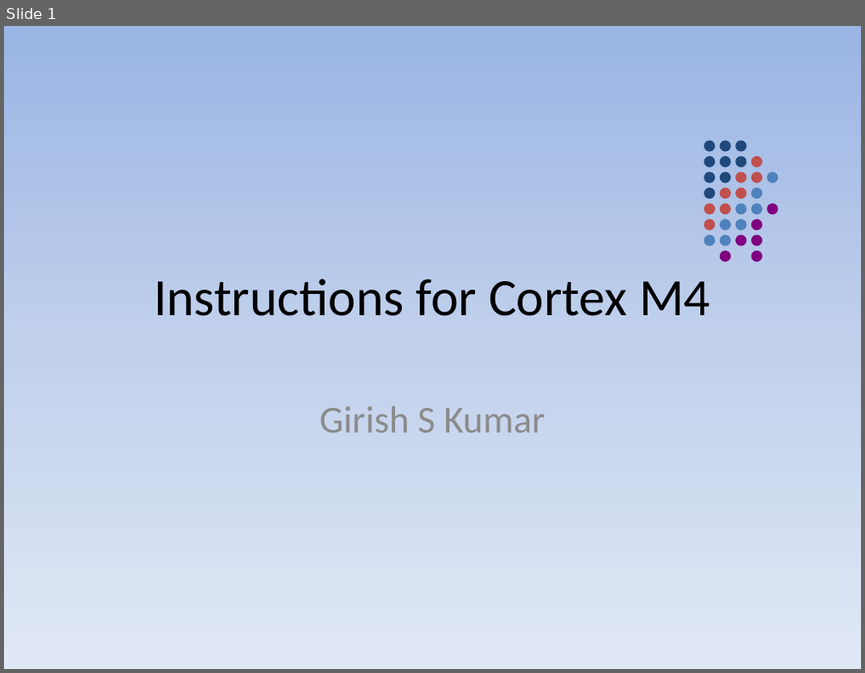
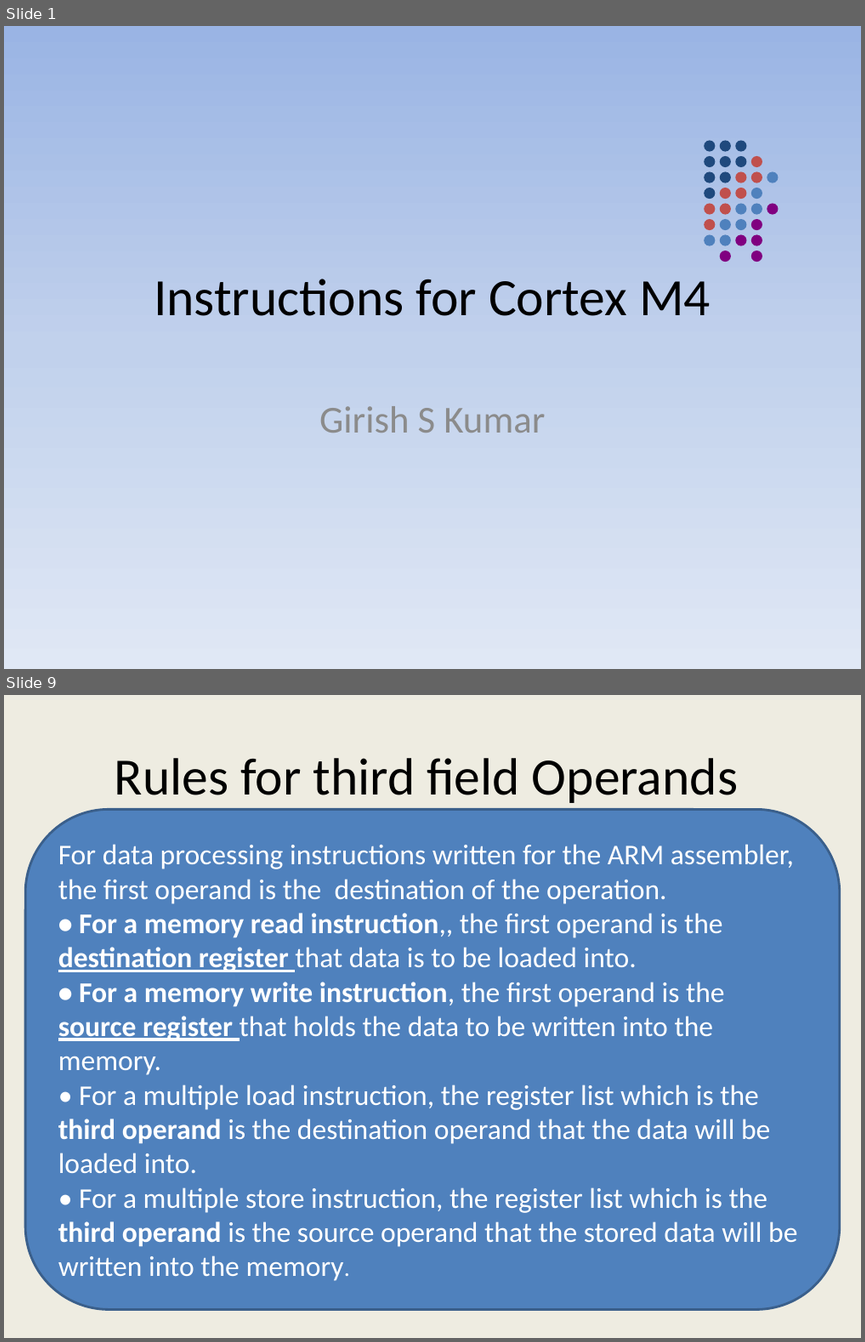
Before and after one commit to girishsukukumar/ARM-Architecture, a slide deck: Module-5.pptx. Shown one above the other, each under a label of ours: slide 1 before the commit, slides 1 and 9 after it; the slides between them are not shown. The pictures are 865x673 and 865x1342 pixels, drawn with LibreOffice and Linux fonts; fonts in the diff are those of the drawing. Boxes give left, top, right and bottom in pixels: in the first picture for what was removed or moved away, otherwise in the second. Text is boxed around its words. In the diff, an @@ line names an element or a change of style, - is before the commit and + after.

```diff
--- a/Module-5.pptx
+++ b/Module-5.pptx
@@ slide 9 added at (x1=4, y1=695, x2=861, y2=1338), background #EEECE1 @@
@@ title added at (x1=114, y1=758, x2=738, y2=803), 44 pt, text #000000 @@
+Rules for third field Operands
@@ rounded rectangle added at (x1=25, y1=809, x2=840, y2=1309), fill #4F81BD, outline #3A5F8C 2 pt, 24 pt, text #FFFFFF @@
+For data processing instructions written for the ARM assembler, the first operand is the destination of the operation.
+• For a memory read instruction,, the first operand is the destination register that data is to be loaded into.
+• For a memory write instruction, the first operand is the source register that holds the data to be written into the memory.
+• For a multiple load instruction, the register list which is the third operand is the destination operand that the data will be loaded into.
+• For a multiple store instruction, the register list which is the third operand is the source operand that the stored data will be written into the memory.
```
Also in this commit, not shown: 4 slides changed, 15 other slides added.
